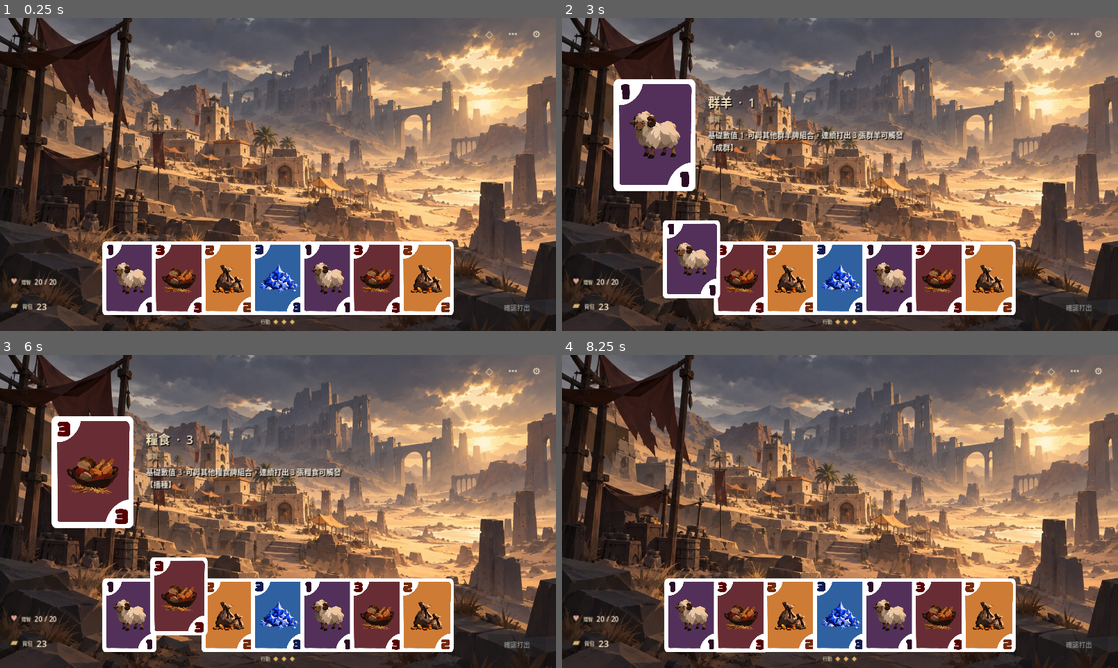
Above: before the commit, frames 1-4 (two rows, left to right).
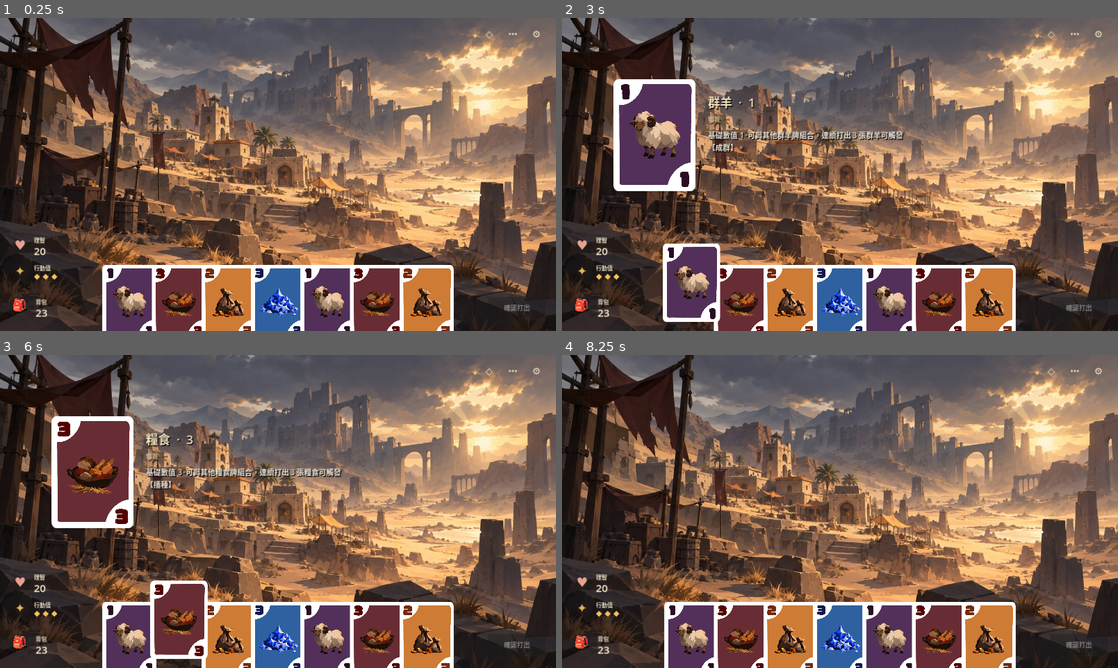
Above: after the commit, the same moments.

Repository: Timothy1007/shepherd
Game: Godot game, scene res://scenes/main.tscn
The game is run twice, just before and just after one commit, with the same random seed, the same clock (stepped at 60 frames per second) and the same inputs.
Inputs (mouse positions are in pixels of both pictures, inside the frame that each line leads up to):
- Up to frame 1 (0.25 s): no input
- Up to frame 2 (3 s): click "◇" at 0.5 s; click "⋯" at 1.25 s; click "⚙" at 2 s; click (689, 277) at 2.77 s
- Up to frame 3 (6 s): click (127, 596) at 3.52 s; click (127, 639) at 4.27 s; click (127, 621) at 5.02 s; click (177, 614) at 5.77 s
- Up to frame 4 (8.25 s): click (739, 596) at 6.52 s; click (739, 639) at 7.27 s; click (739, 621) at 8.02 s

The runs differ from the first frame. In frame 1, 15% of the frame differs, in the area x 1-82%, y 70-100%; in frame 2, 15%, in the area x 1-82%, y 64-100%; in frame 3, 15%; in frame 4, 15%.

Commit message:
ui: enlarge and reorganize player HUD

Diff:
--- a/godot/scripts/main.gd
+++ b/godot/scripts/main.gd
@@ -60,21 +60,27 @@
 		var nav_button=Button.new(); nav_button.text=nav_item[0]; nav_button.tooltip_text=nav_item[1]; nav_button.custom_mini …(266 unchanged characters)…
 
 	# Left-bottom: player state / backpack.
-	var sanity_row=HBoxContainer.new(); sanity_row.position=Vector2(24,594); sanity_row.size=Vector2(180,28); sanity_row.add_theme_constant_override("separation",8); add_child(sanity_row)
-	var sanity_icon=make_label("♥",18,Color("#d7a08f")); sanity_row.add_child(sanity_icon)
-	var sanity_label=make_label("理智",11,Color("#d0c2aa")); sanity_row.add_child(sanity_label)
-	var sanity_value=make_label("20 / 20",16,Color("#fff1d6")); sanity_row.add_child(sanity_value)
-
-	var backpack=HBoxContainer.new(); backpack.position=Vector2(24,642); backpack.size=Vector2(190,44); backpack.add_theme_constant_override("separation",9); add_child(backpack)
-	var backpack_icon=make_label("▰",23,Color("#d5b071")); backpack_icon.tooltip_text="背包"; backpack.add_child(backpack_icon)
-	var backpack_name=make_label("背包",12,Color("#cfc0a7")); backpack.add_child(backpack_name)
-	var backpack_count=make_label("23",21,Color("#fff0cf")); backpack.add_child(backpack_count)
-
-	# AP belongs to card play, so it stays near the hand rather than in a system corner.
-	var ap=HBoxContainer.new(); ap.position=Vector2(574,684); ap.size=Vector2(132,30); ap.alignment=BoxContainer.ALIGNMENT_CENTER; ap.add_theme_constant_override("separation",7); add_child(ap)
-	var ap_name=make_label("行動",11,Color("#c7b89e")); ap.add_child(ap_name)
+	var status=VBoxContainer.new(); status.position=Vector2(28,500); status.size=Vector2(220,190); status.add_theme_constant_override("separation",10); add_child(status)
+	var sanity_row=HBoxContainer.new(); sanity_row.custom_minimum_size=Vector2(210,42); sanity_row.add_theme_constant_override("separation",12); status.add_child(sanity_row)
+	var sanity_icon=make_label("♥",30,Color("#e7a291")); sanity_icon.custom_minimum_size=Vector2(38,38); sanity_icon.horizontal_alignment=HORIZONTAL_ALIGNMENT_CENTER; sanity_row.add_child(sanity_icon)
+	var sanity_text=VBoxContainer.new(); sanity_text.add_theme_constant_override("separation",-4); sanity_row.add_child(sanity_text)
+	var sanity_label=make_label("理智",13,Color("#eadbc2")); sanity_text.add_child(sanity_label)
+	var sanity_value=make_label("20",24,Color("#fff4dd")); sanity_text.add_child(sanity_value)
+
+	var ap_row=HBoxContainer.new(); ap_row.custom_minimum_size=Vector2(210,42); ap_row.add_theme_constant_override("separation",12); status.add_child(ap_row)
+	var ap_icon=make_label("✦",29,Color("#e9b654")); ap_icon.custom_minimum_size=Vector2(38,38); ap_icon.horizontal_alignment=HORIZONTAL_ALIGNMENT_CENTER; ap_row.add_child(ap_icon)
+	var ap_text=VBoxContainer.new(); ap_text.add_theme_constant_override("separation",-3); ap_row.add_child(ap_text)
+	var ap_name=make_label("行動值",13,Color("#eadbc2")); ap_text.add_child(ap_name)
+	var ap_pips=HBoxContainer.new(); ap_pips.add_theme_constant_override("separation",6); ap_text.add_child(ap_pips)
 	for i in range(3):
-		var pip=make_label("◆",15,Color("#e1b55f")); ap.add_child(pip)
+		var pip=make_label("◆",18,Color("#f2c15d")); ap_pips.add_child(pip)
+
+	var spacer=Control.new(); spacer.custom_minimum_size=Vector2(1,13); status.add_child(spacer)
+	var backpack=HBoxContainer.new(); backpack.custom_minimum_size=Vector2(210,50); backpack.add_theme_constant_override("separation",12); status.add_child(backpack)
+	var backpack_icon=make_label("🎒",34,Color.WHITE); backpack_icon.custom_minimum_size=Vector2(42,42); backpack_icon.tooltip_text="背包"; backpack.add_child(backpack_icon)
+	var backpack_text=VBoxContainer.new(); backpack_text.add_theme_constant_override("separation",-4); backpack.add_child(backpack_text)
+	var backpack_name=make_label("背包",13,Color("#eadbc2")); backpack_text.add_child(backpack_name)
+	var backpack_count=make_label("23",24,Color("#fff4dd")); backpack_text.add_child(backpack_count)
 
 	# Right-bottom is reserved for contextual confirmation/effect choices.
 	var action_area=HBoxContainer.new(); action_area.position=Vector2(1082,642); action_area.size=Vector2(174,48); action_area.alignment=BoxContainer.ALIGNMENT_END; add_child(action_area)
@@ -89,7 +95,7 @@
 	# First-person exploration view: the protagonist is intentionally not pinned on-screen.
 
 
-	var hand=Control.new(); hand.position=Vector2(0,514); hand.size=Vector2(1280,170); hand.mouse_filter=Control.MOUSE_FILTER_PASS; add_child(hand)
+	var hand=Control.new(); hand.position=Vector2(0,568); hand.size=Vector2(1280,170); hand.mouse_filter=Control.MOUSE_FILTER_PASS; add_child(hand)
 	var count: int = hand_cards.size()
 	var overlap: float = 16.0
 	var step: float = CARD_SIZE.x - overlap
